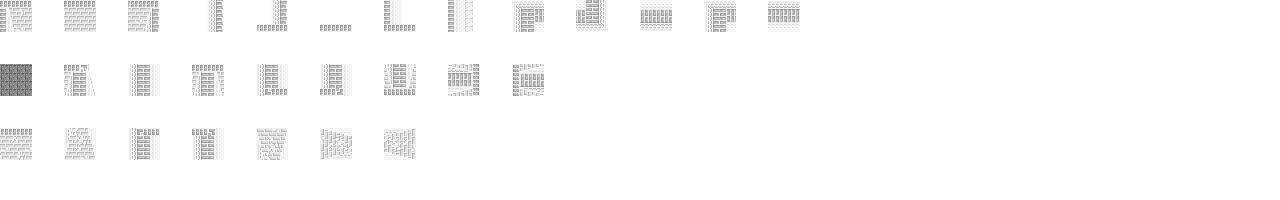
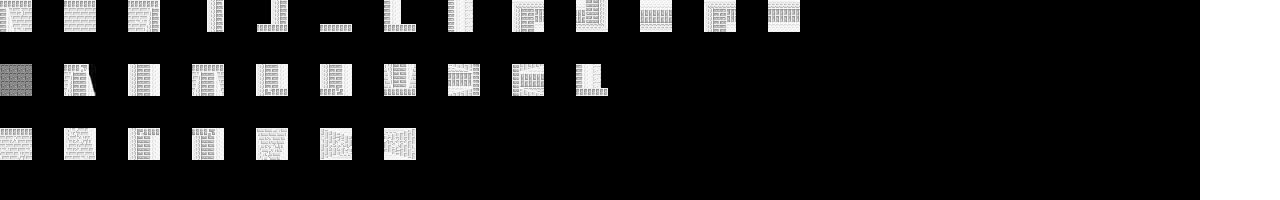
The second w=1280, h=200 image is a revision of the first. Changes to its layers:
added layer "Layer 1" above "inner bottom left" over [593, 64, 601, 88]
added layer "inner bottom left" (3rd of 3) above "bottom left 2" over [576, 64, 608, 96]
showed "background" over [0, 0, 1200, 200]
